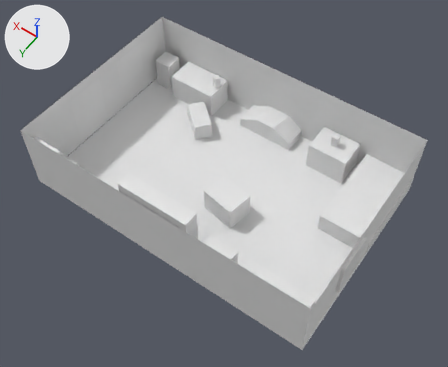
An edit to the Blender file Map.blend, drawn before and after from the same camera.
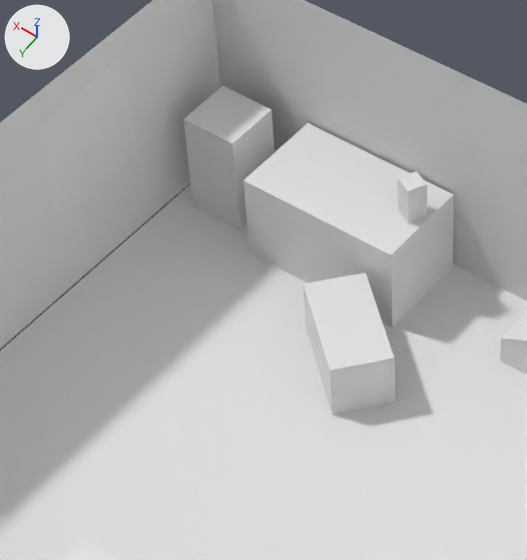
There are two pictures of each version: one whole from a 50 mm camera at (-5.42, 7.56, 11.98) aimed at (-0.27, 0.35, 0.64), one close up on the part from 24% to 55% of the width and 8% to 49% of the height. Arrows for +X, +Y and +Z are at upper left; the lights stay in place.
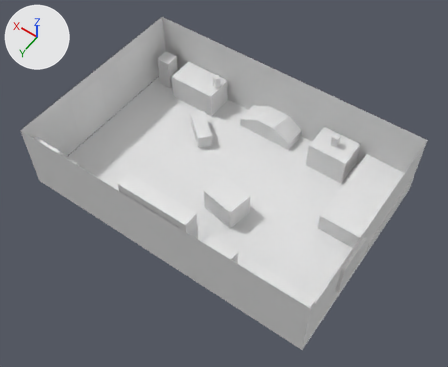
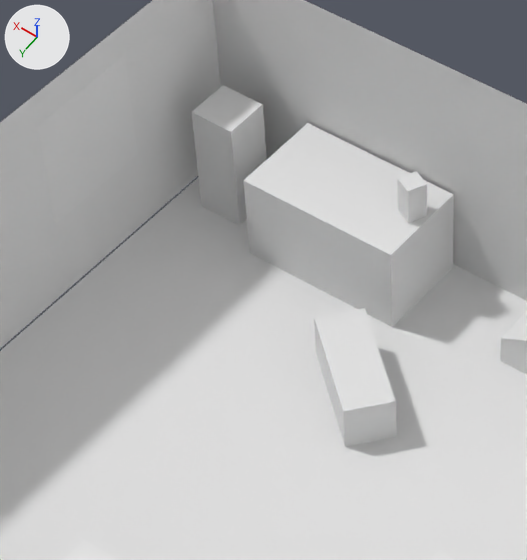
What the commit changed:
Object 'Cube.017' (ob_cube_017) moves from (1.65, -1.25, 0.225) to (1.45, -1.05, 0.181).
Object 'Cube.017' (ob_cube_017) is rescaled from (0.225, 0.225, 0.425) to (0.181, 0.181, 0.454).
Object 'Cube.016' (ob_cube_016) moves from (3.35, -2.09, 0.425) to (3.35, -2.09, 0.454).
Object 'Cube.016' (ob_cube_016) is rescaled from (0.225, 0.225, 0.425) to (0.181, 0.181, 0.454).

What differs and where, as boxes [x1, y1, x2, y2] in the close-ups (527 x 560 px):
'Cube.017', moved, rescaled (10% narrower)
    before: [303, 273, 395, 415]
    after: [314, 308, 397, 447]
'Cube.016', moved, rescaled (16% narrower)
    before: [184, 86, 275, 231]
    after: [191, 85, 267, 226]
